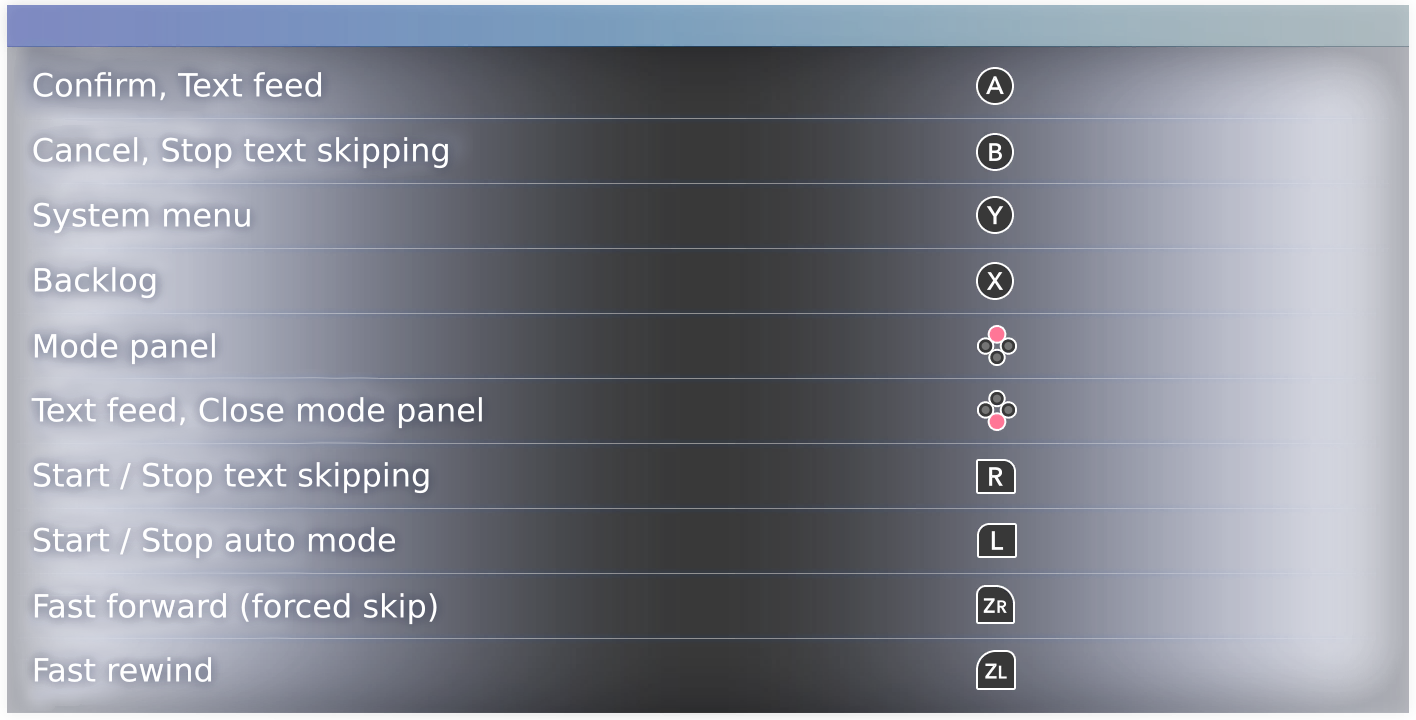
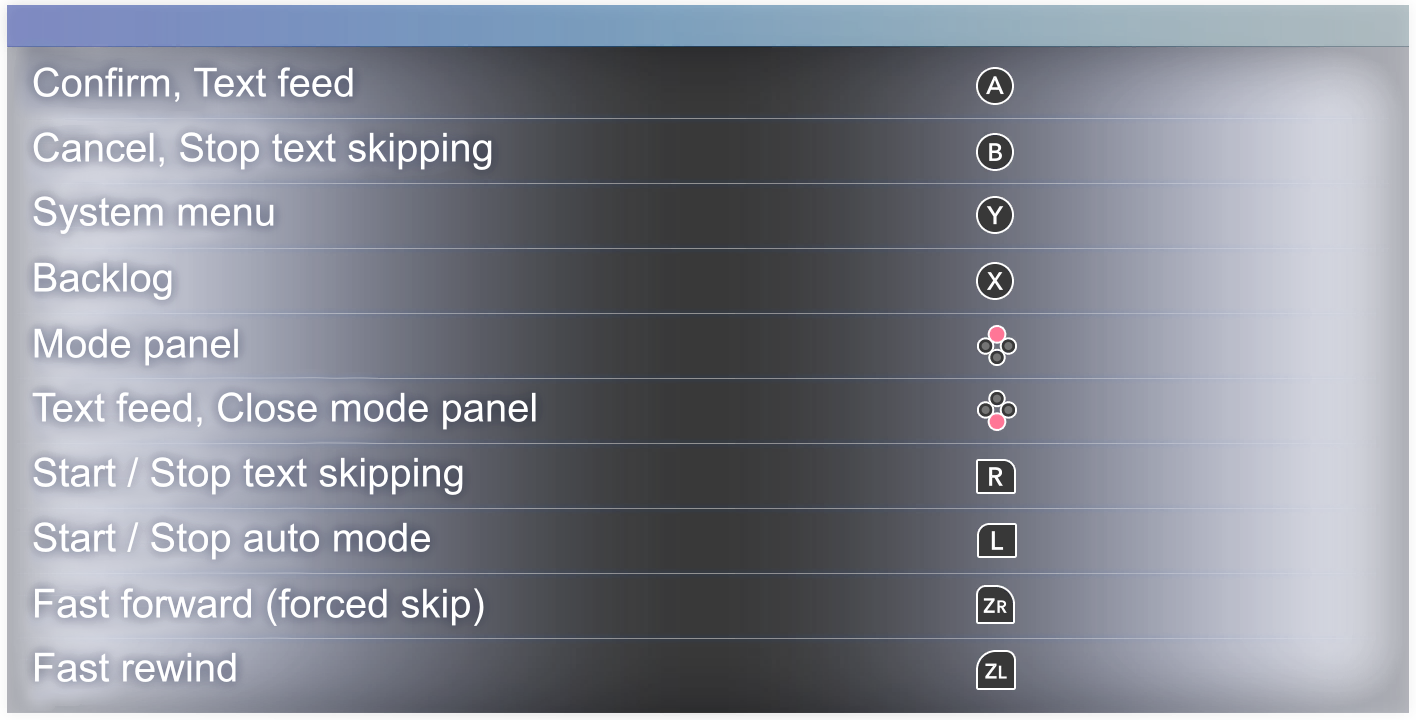
Revision of a layered w=1416, h=720 image; what changed, layer by layer:
painted on "background" over left=25, top=58, right=543, bottom=690
